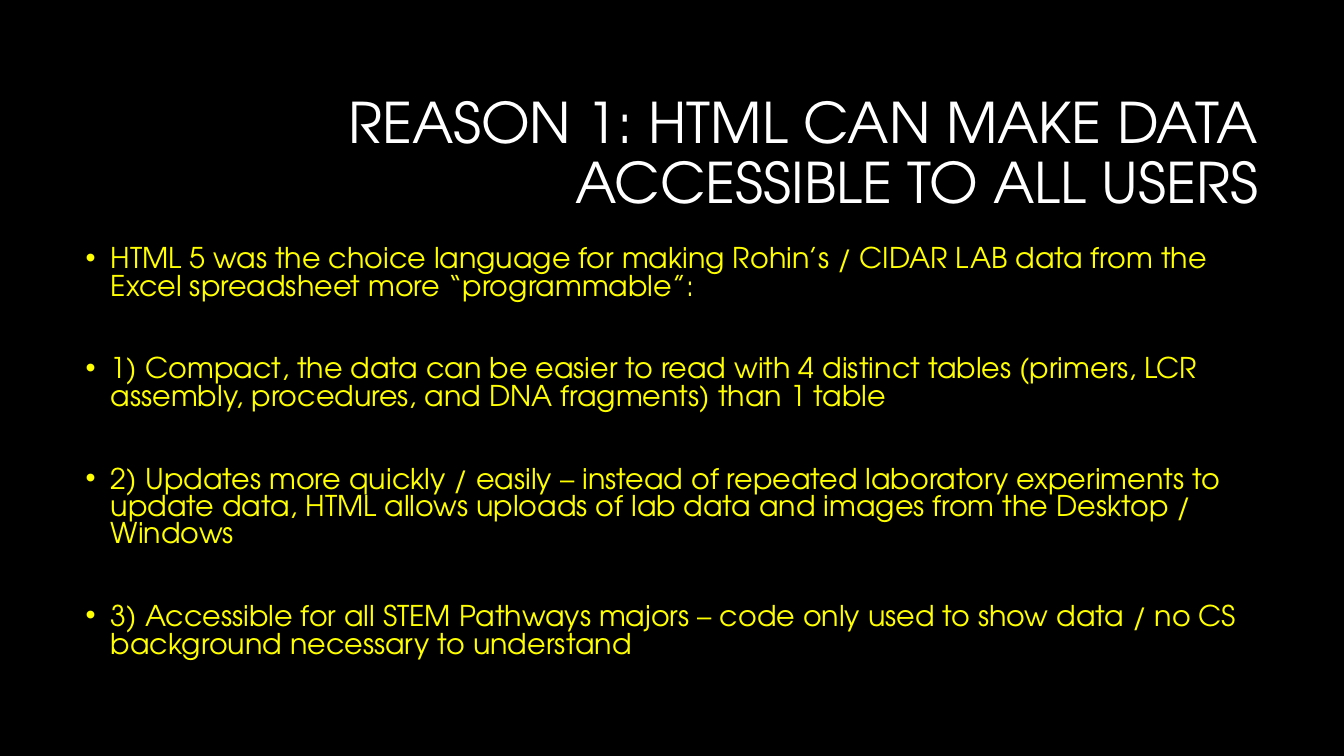
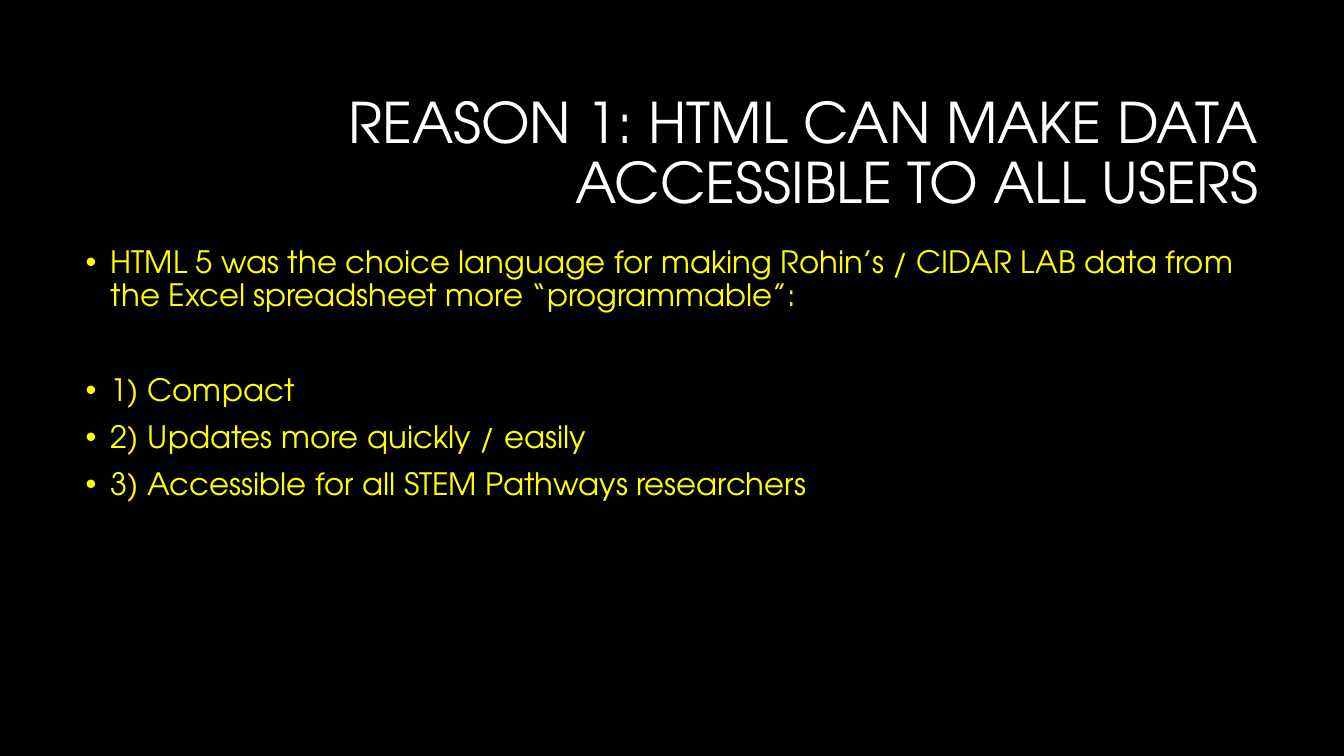
Before and after one commit to jasonlu6/UROP-Spring-Framework-, a slide deck: slide 3 of meeting2-jason.pptx (slide 5 before the commit). Drawn at 1344x756 pixels with LibreOffice and Linux fonts; fonts in the diff are those of the drawing; background and template pictures are left out. Boxes give left, top, right and bottom in pixels: in the first picture for what was removed or moved away, otherwise in the second. Text is boxed around its words. In the diff, an @@ line names an element or a change of style, - is before the commit and + after.

Commit message:
Repository search page for Gibson Assembly HTML
repo.html - HTML module that will allow the user to look at the Recombinase Gibson Assembly's image repository or search a
particular tag within the image repository. When complete, it will dynamically be able to store each tagged image's link (via memoization) in a MongoDB database backend.

Also, the new version of the DAMPLAB / WETLAB presentation uploaded as well (significantly shorter and sweeter)
#KISS (Keep It Short, Simple, (and Sweet))

```diff
--- a/meeting2-jason.pptx
+++ b/meeting2-jason.pptx
@@ text at (x1=111, y1=250, x2=1233, y2=313): size 20.4 to 22 pt in "HTML 5 was the choice language for ..."; line spacing 0.8 to 0.9 @@
@@ text at (x1=111, y1=378, x2=806, y2=502): text changed; size 20.4 to 22 pt @@
-• 1) Compact, the data can be easier to read with 4 distinct tables (primers, LCR assembly, procedures, and DNA fragments) than 1 table
-• 2) Updates more quickly / easily – instead of repeated laboratory experiments to update data, HTML allows uploads of lab data and images from the Desktop / Windows
-• 3) Accessible for all STEM Pathways majors – code only used to show data / no CS background necessary to understand
+• 1) Compact
+• 2) Updates more quickly / easily
+• 3) Accessible for all STEM Pathways researchers
```
Also in this commit, not shown: 6 other slides changed, 3 slides added, 2 slides removed, 1 other file.
